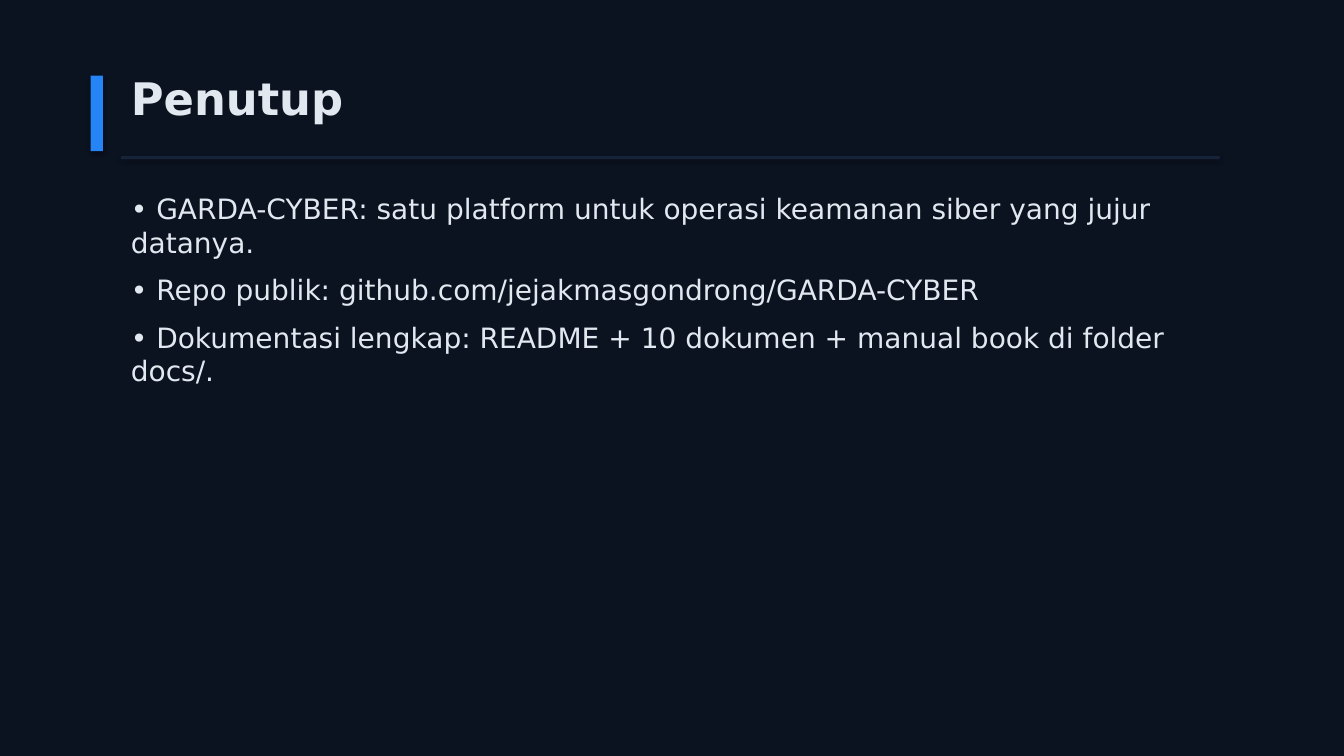
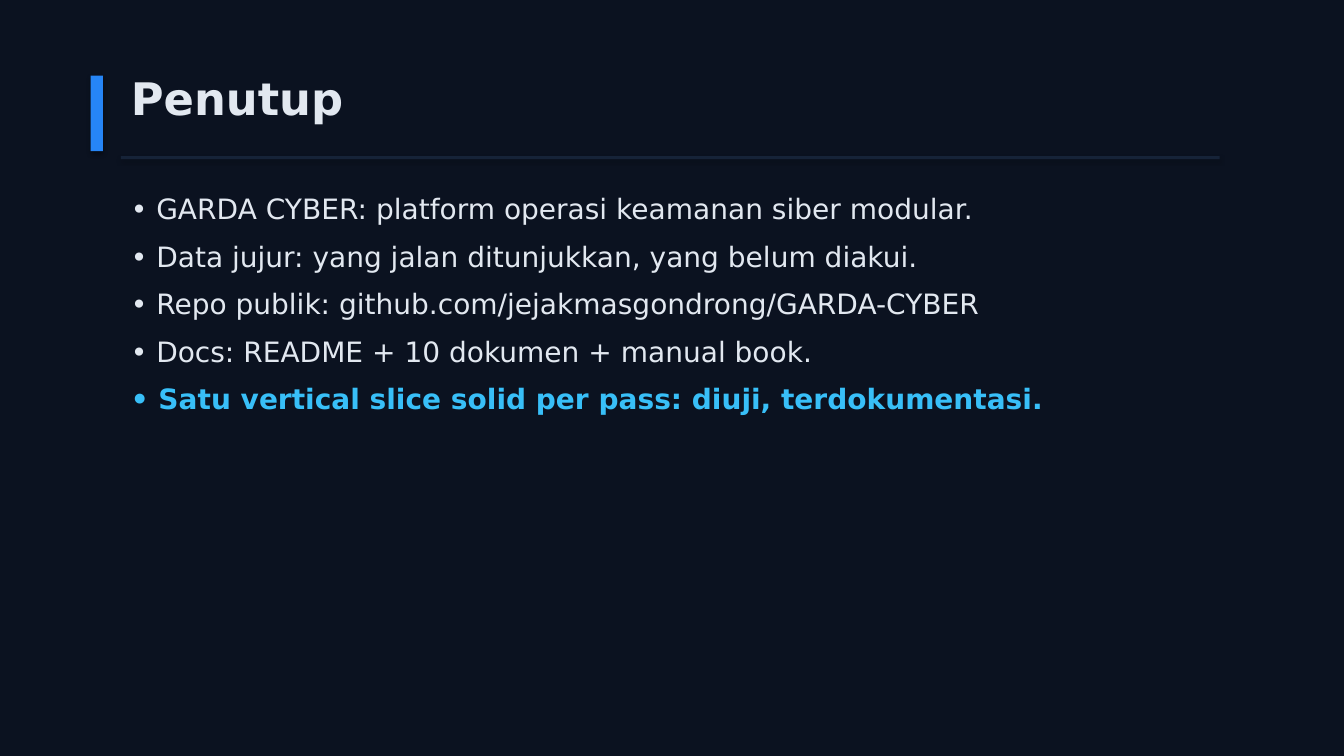
Before and after one commit to jejakmasgondrong/GARDA-CYBER, a slide deck: slide 20 of submission/GARDA-CYBER-slide-penjelasan.pptx (slide 11 before the commit). Drawn at 1344x756 pixels with LibreOffice and Linux fonts; fonts in the diff are those of the drawing. Boxes give left, top, right and bottom in pixels: in the first picture for what was removed or moved away, otherwise in the second. Text is boxed around its words. In the diff, an @@ line names an element or a change of style, - is before the commit and + after.

Commit message:
docs: slide penjelasan 19 content slide + cover dari fakta terverifikasi (PPTX regenerate, koreksi hitungan test)

```diff
--- a/submission/GARDA-CYBER-slide-penjelasan.pptx
+++ b/submission/GARDA-CYBER-slide-penjelasan.pptx
@@ text at <box>156,197,973,273</box>: text changed @@
-• GARDA-CYBER: satu platform untuk operasi keamanan siber yang jujur datanya.
+• GARDA CYBER: platform operasi keamanan siber modular.
+• Data jujur: yang jalan ditunjukkan, yang belum diakui.
@@ text at <box>156,340,1043,415</box>: text changed; text colour #E2E8F0 to #38BFF8; bold on @@
-• Dokumentasi lengkap: README + 10 dokumen + manual book di folder docs/.
+• Docs: README + 10 dokumen + manual book.
+• Satu vertical slice solid per pass: diuji, terdokumentasi.
```
Also in this commit, not shown: 9 other slides changed, 10 slides added, 1 slide removed, 1 other file.
